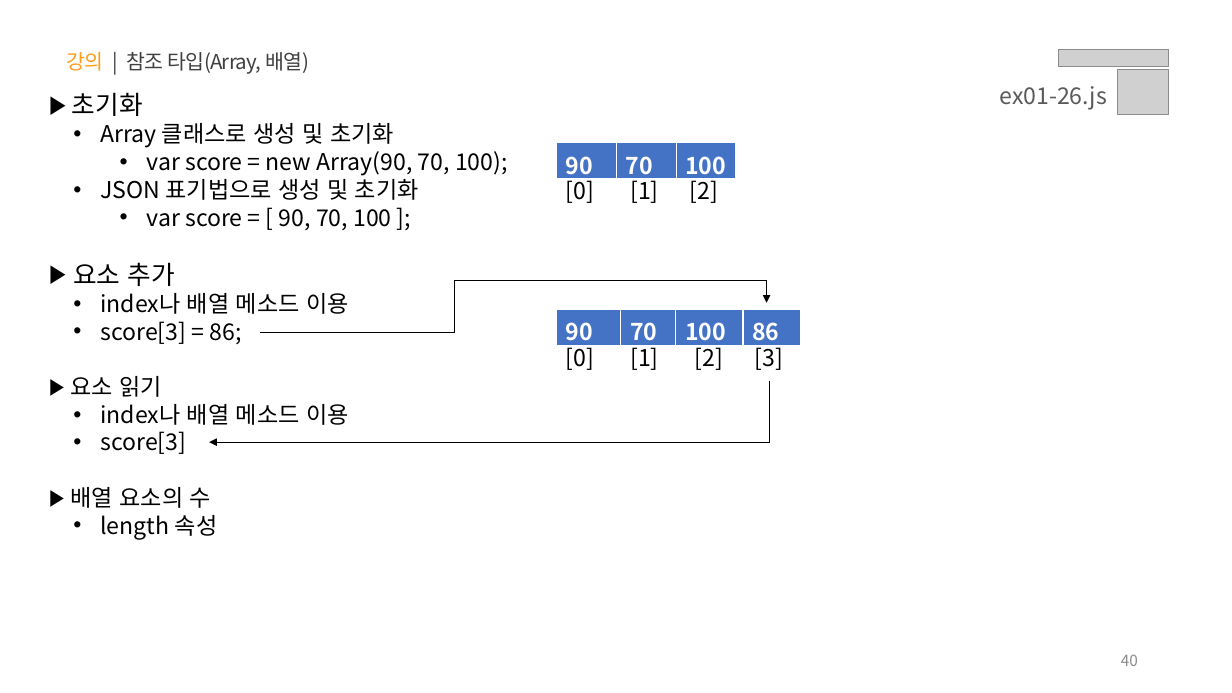
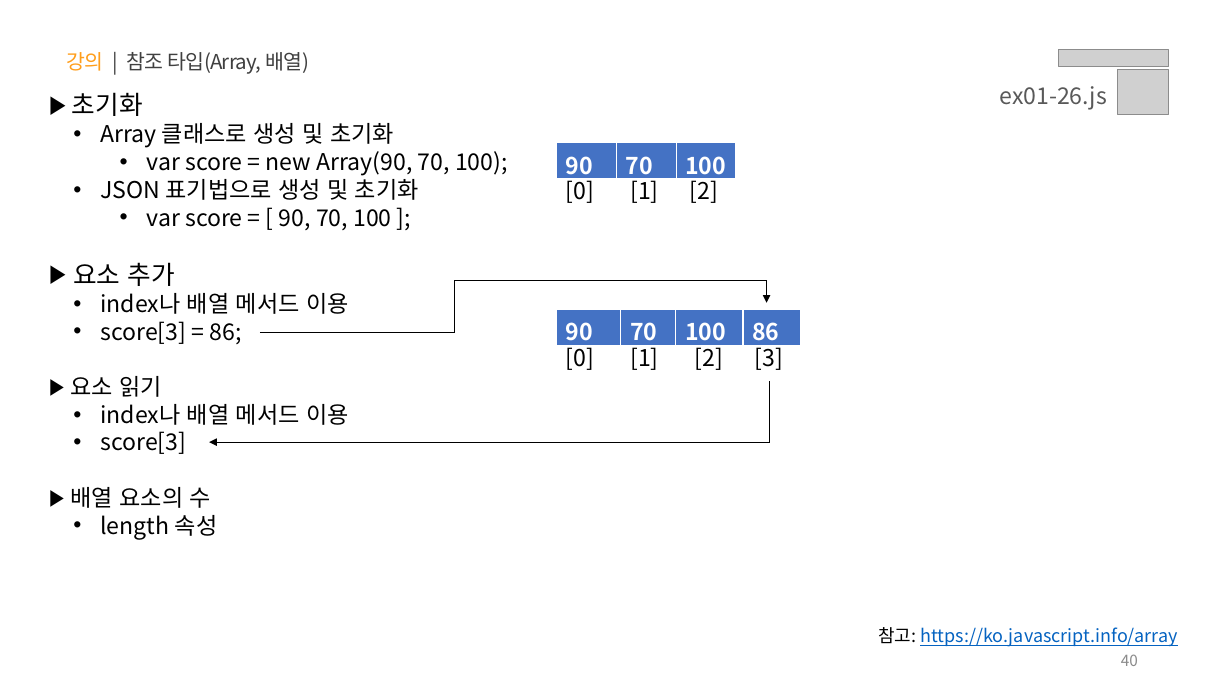
Before and after one commit to jeong0403/learn-JS, a slide deck: slide 40 of PPT/01.자바스크립트 - 기초 문법.pptx. Drawn at 1232x693 pixels with LibreOffice and Linux fonts; fonts in the diff are those of the drawing; grey boxes stand for pictures. Boxes give left, top, right and bottom in pixels: in the first picture for what was removed or moved away, otherwise in the second. Text is boxed around its words. In the diff, an @@ line names an element or a change of style, - is before the commit and + after.

```diff
--- a/PPT/01.자바스크립트 - 기초 문법.pptx
+++ b/PPT/01.자바스크립트 - 기초 문법.pptx
@@ text at (100,293,349,314): text changed @@
-  • index나 배열 메소드 이용
+  • index나 배열 메서드 이용
@@ text at (100,404,349,425): text changed @@
-  • index나 배열 메소드 이용
+  • index나 배열 메서드 이용
@@ text added at (878,627,1177,647), 14 pt, text #0563C1, underline @@
+참고: https://ko.javascript.info/array
```
Also in this commit, not shown: 47 other slides changed, 3 other files.
